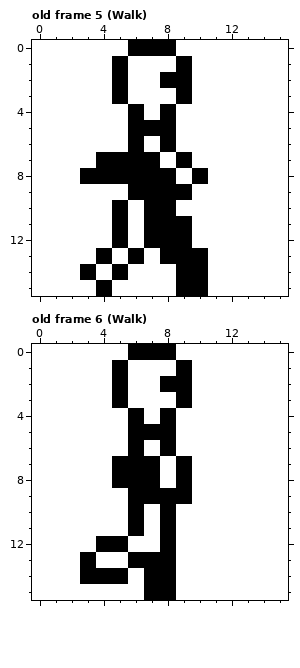
Two versions of one pixel-art file, resources/character.aseprite. Above: the version before the commit.
16x16 pixels, 7 frames. Shown: old frame 5 (Walk), old frame 6 (Walk). The commit also changed other frames, which this record leaves out.
After:
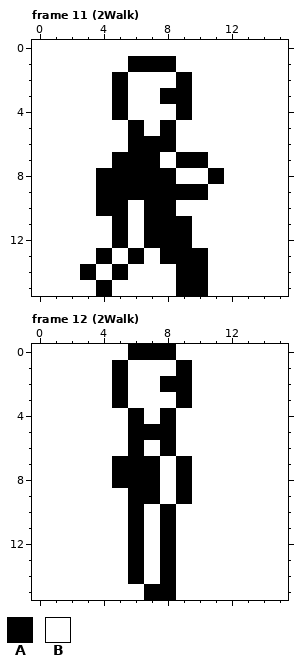
Palette (. is transparent): A #000000  B #ffffff
A new or re-ordered frame is compared with the old frame closest to it.
Message: exploring animation style
Difference:
frames 7 -> 12
Frame 11 (2Walk) is new; against old frame 5 (Walk), layer "Layer 1":
Colour B gives way to colour A in row 1 at x 6 to 8; in row 3 at x 8; in row 4 at x 5 and 9; in row 6 at x 7; in row 7 at x 10; in row 8 at x 11.
Colour B gives way to colour A in row 9 at x 4 to 5 and 10; in row 10 at x 4.
Colour A gives way to colour B in row 0 at x 6 to 8; in row 1 at x 5 and 9; in row 2 at x 8; in row 4 at x 6 and 8; in row 5 at x 7; in row 7 at x 4.
Colour A gives way to colour B in row 8 at x 3 and 10.
Frame 12 (2Walk) is new; against old frame 6 (Walk), layer "Layer 1":
Colour B gives way to colour A in row 12 at x 6; in row 14 at x 6.
Colour A gives way to colour B in row 9 at x 8; in row 12 at x 4 to 5; in row 13 at x 3 and 7; in row 14 at x 3 to 5 and 7.
